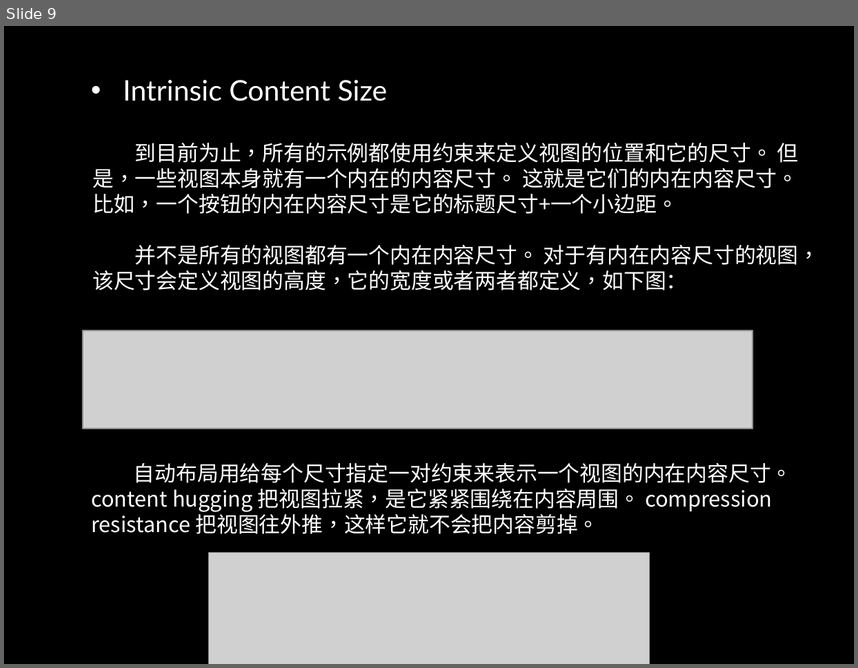
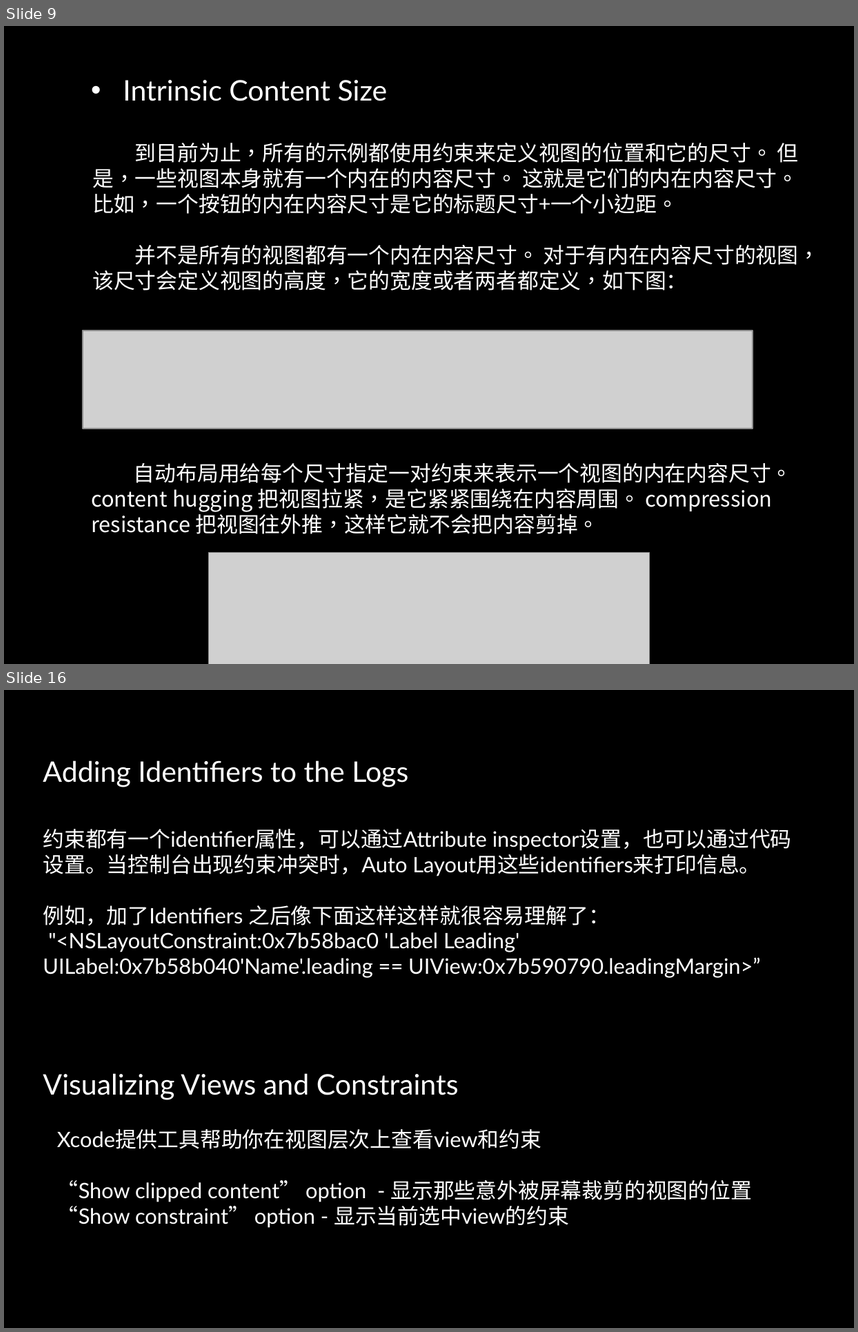
Before and after one commit to danalu/MyApp, a slide deck: Auto Layout.pptx. Shown one above the other, each under a label of ours: slide 9 before the commit, slides 9 and 16 after it; the slides between them are not shown. The pictures are 858x668 and 858x1332 pixels, drawn with LibreOffice and Linux fonts; fonts in the diff are those of the drawing; grey boxes stand for pictures; background and template pictures are left out. Boxes give left, top, right and bottom in pixels: in the first picture for what was removed or moved away, otherwise in the second. Text is boxed around its words. In the diff, an @@ line names an element or a change of style, - is before the commit and + after.

```diff
--- a/Auto Layout.pptx
+++ b/Auto Layout.pptx
@@ slide 16 added at <box>4,690,854,1328</box>, background picture (left out) @@
@@ text added at <box>43,760,408,787</box>, 24 pt, text #FFFFFF @@
+Adding Identifiers to the Logs
@@ text added at <box>43,829,792,978</box>, 18 pt, text #FFFFFF @@
+约束都有一个identifier属性，可以通过Attribute inspector设置，也可以通过代码设置。当控制台出现约束冲突时，Auto Layout用这些identifiers来打印信息。
+例如，加了Identifiers 之后像下面这样这样就很容易理解了：
+"<NSLayoutConstraint:0x7b58bac0 'Label Leading' UILabel:0x7b58b040'Name'.leading == UIView:0x7b590790.leadingMargin>”
@@ text added at <box>43,1073,459,1100</box>, 24 pt, text #FFFFFF @@
+Visualizing Views and Constraints
@@ text added at <box>57,1129,752,1228</box>, 18 pt, text #FFFFFF @@
+Xcode提供工具帮助你在视图层次上查看view和约束
+“Show clipped content” option - 显示那些意外被屏幕裁剪的视图的位置
+“Show constraint” option - 显示当前选中view的约束
```
Also in this commit, not shown: 3 slides changed, 6 other slides added.
